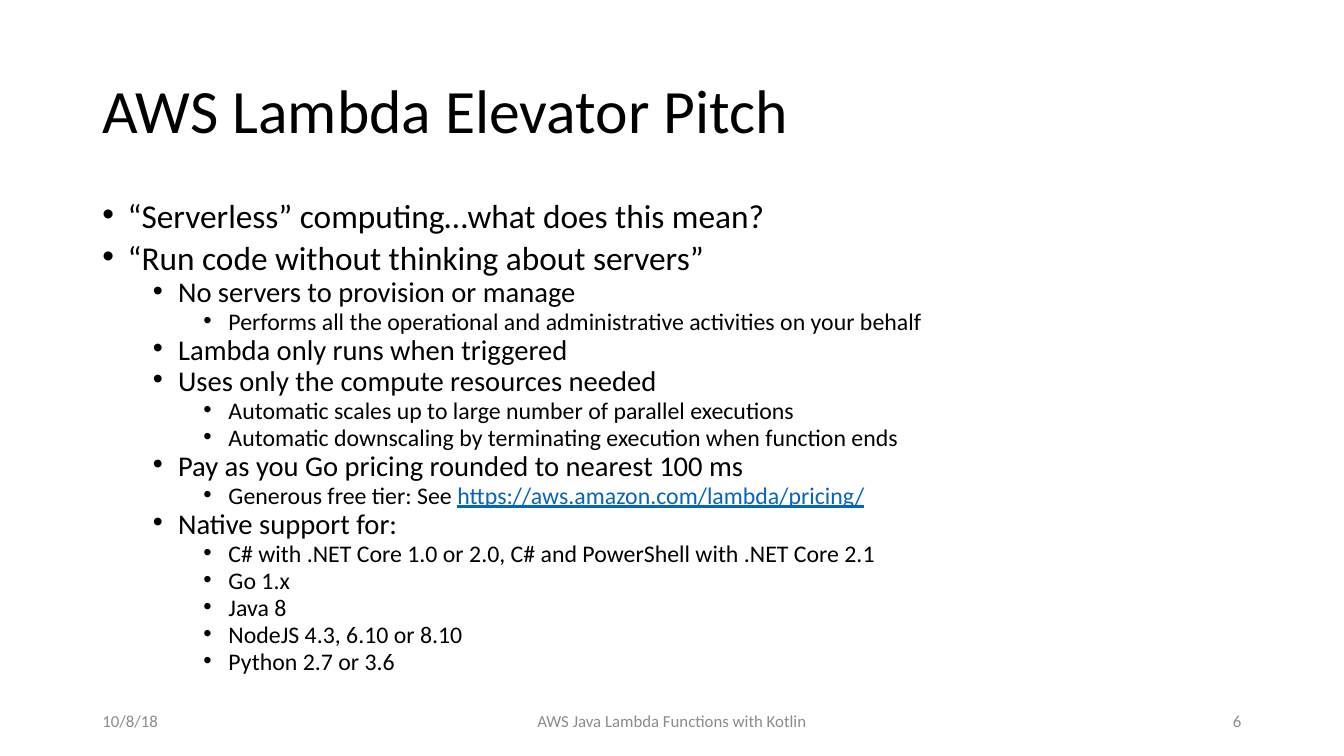
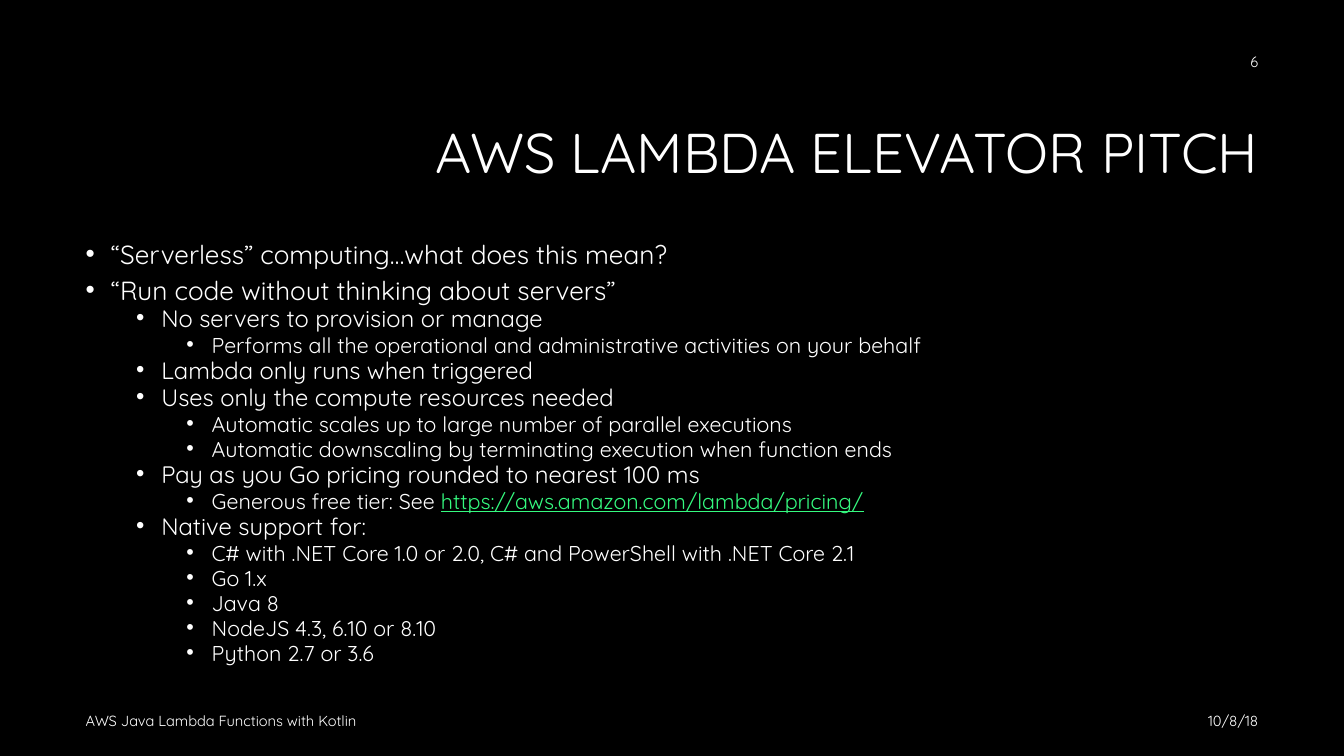
Before and after one commit to jkwuc89/Presentations, a slide deck: slide 6 of AWS Java Lambda Functions with Kotlin Ohio DevFest 2018.pptx. Drawn at 1344x756 pixels with LibreOffice and Linux fonts; fonts in the diff are those of the drawing; background and template pictures are left out. Boxes give left, top, right and bottom in pixels: in the first picture for what was removed or moved away, otherwise in the second. Text is boxed around its words. In the diff, an @@ line names an element or a change of style, - is before the commit and + after.

Commit message:
Updated theme

```diff
--- a/AWS Java Lambda Functions with Kotlin Ohio DevFest 2018.pptx
+++ b/AWS Java Lambda Functions with Kotlin Ohio DevFest 2018.pptx
@@ background #FFFFFF to #000000 @@
@@ page number: place and size @@
-page number at [1233,716,1241,727]
+page number at [1250,56,1258,67]
@@ page number at [1250,56,1258,67]: size 12 to 10.5 pt, font Calibri to Quicksand, text colour #8C8C8C to #FFFFFF @@
@@ title at [436,133,1258,174]: text changed; size 44 to 40 pt; font Calibri to Quicksand; text colour #000000 to #FFFFFF @@
-AWS Lambda Elevator Pitch
+AWS LAMBDA ELEVATOR PITCH
@@ text "“Serverless” computing…what does this mean?": place and size @@
-text "“Serverless” computing…what does this mean?" at [128,204,921,674]
+text "“Serverless” computing…what does this mean?" at [111,244,921,666]
@@ text "“Serverless” computing…what does this mean?" at [111,244,921,666]: size 23.8 to 18.7 pt in "“Serverless” computing…what does this mean?", "“Run code without thinking about servers”"; font Calibri to Quicksand, text colour #000000 to #FFFFFF; size 20.4 to 17 pt in "No servers to provision or manage", "Lambda only runs when triggered", "Uses only the compute resources needed", "Pay as you Go pricing rounded to ..." and 1 more places; size 17 to 15.3 pt in "Performs all the operational and administrative activities ...", "Automatic scales up to large number of ...", "Automatic downscaling by terminating execution when function ...", "Generous free tier: See https://aws.amazon.com/lambda/pricin ..." and 5 more places; text colour #0563C1 to #35FA7F in "https://aws.amazon.com/lambda/pricing/" @@
@@ text "AWS Java Lambda Functions with ...": place and size @@
-text "AWS Java Lambda Functions with ..." at [537,715,806,727]
+text "AWS Java Lambda Functions with ..." at [86,715,356,726]
@@ text "AWS Java Lambda Functions with ..." at [86,715,356,726]: size 12 to 10.5 pt, font Calibri to Quicksand, text colour #8C8C8C to #FFFFFF; alignment centre to left @@
@@ text "10/8/18": place and size @@
-text "10/8/18" at [102,715,157,728]
+text "10/8/18" at [1208,714,1258,728]
@@ text "10/8/18" at [1208,714,1258,728]: size 12 to 10.5 pt, font Calibri to Quicksand, text colour #8C8C8C to #FFFFFF; alignment left to right @@
```
Also in this commit, not shown: 12 other slides changed.
